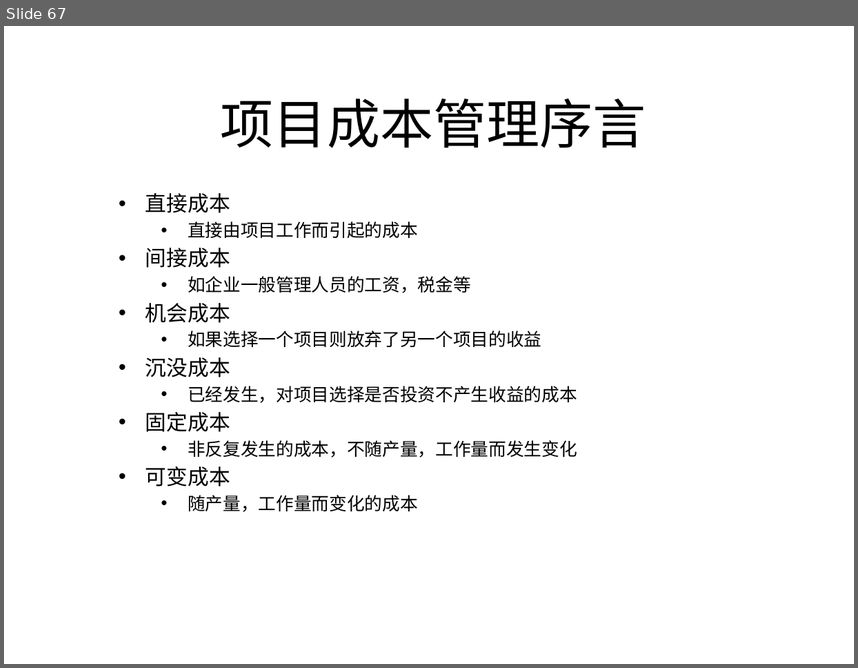
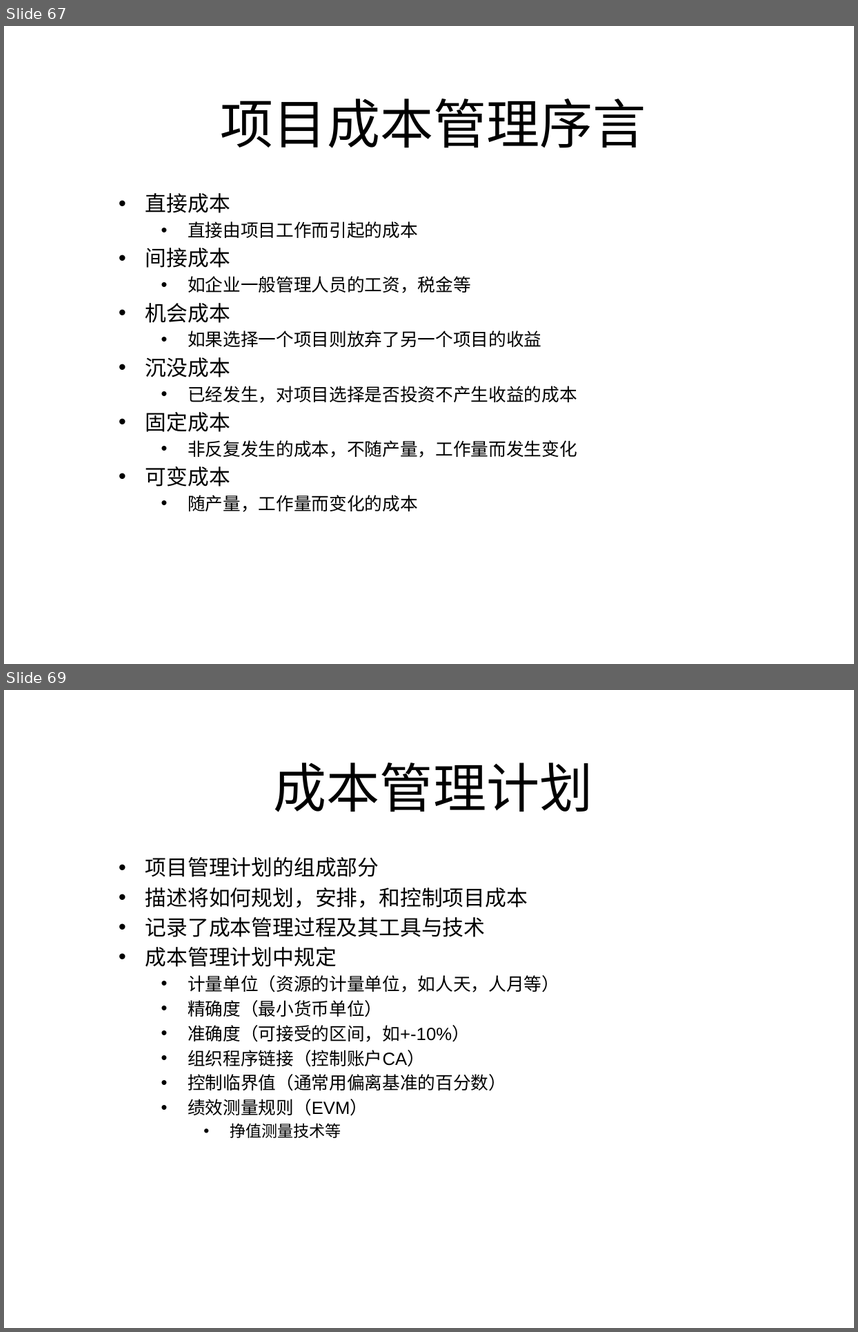
Before and after one commit to lipeiyu26/myStudy, a slide deck: springboot/SpringBoot-redis/src/main/resources/ppt/项目管理.pptx. Shown one above the other, each under a label of ours: slide 67 before the commit, slides 67 and 69 after it; the slides between them are not shown. The pictures are 858x668 and 858x1332 pixels, drawn with LibreOffice and Linux fonts; fonts in the diff are those of the drawing. Boxes give left, top, right and bottom in pixels: in the first picture for what was removed or moved away, otherwise in the second. Text is boxed around its words. In the diff, an @@ line names an element or a change of style, - is before the commit and + after.

```diff
--- a/springboot/SpringBoot-redis/src/main/resources/ppt/项目管理.pptx
+++ b/springboot/SpringBoot-redis/src/main/resources/ppt/项目管理.pptx
@@ slide 69 added at [4,690,854,1328], background #FFFFFF @@
@@ title added at [274,762,593,812], 45 pt, text #000000 @@
+成本管理计划
@@ subtitle added at [145,857,559,1138], 15 pt, text #000000 @@
+• 项目管理计划的组成部分
+• 描述将如何规划，安排，和控制项目成本
+• 记录了成本管理过程及其工具与技术
+• 成本管理计划中规定
+  • 计量单位（资源的计量单位，如人天，人月等）
+  • 精确度（最小货币单位）
+  • 准确度（可接受的区间，如+-10%）
+  • 组织程序链接（控制账户CA）
+  • 控制临界值（通常用偏离基准的百分数）
+  • 绩效测量规则（EVM）
+    • 挣值测量技术等
```
Also in this commit, not shown: 33 other slides added.
